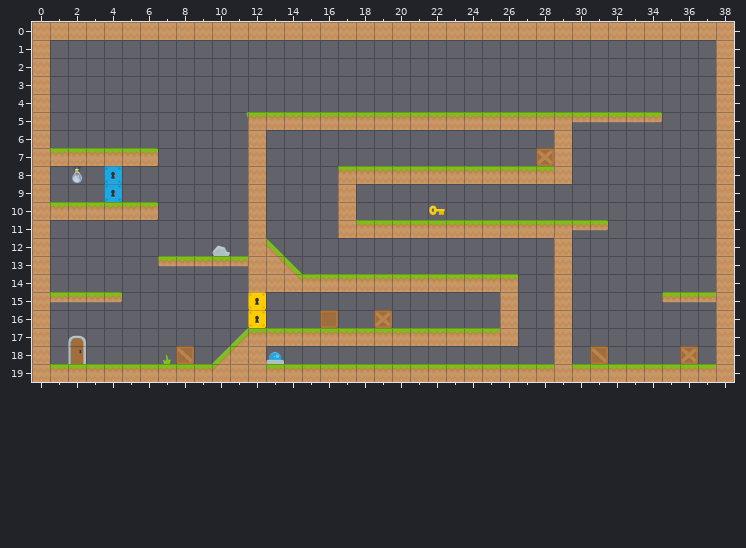
An edit to a level. Tiled map (JSON), levels/loop.json. Above, as it was before the edit.
Cells are 50x50 px. Shown: x 0..38, y 0..19.
After the commit:
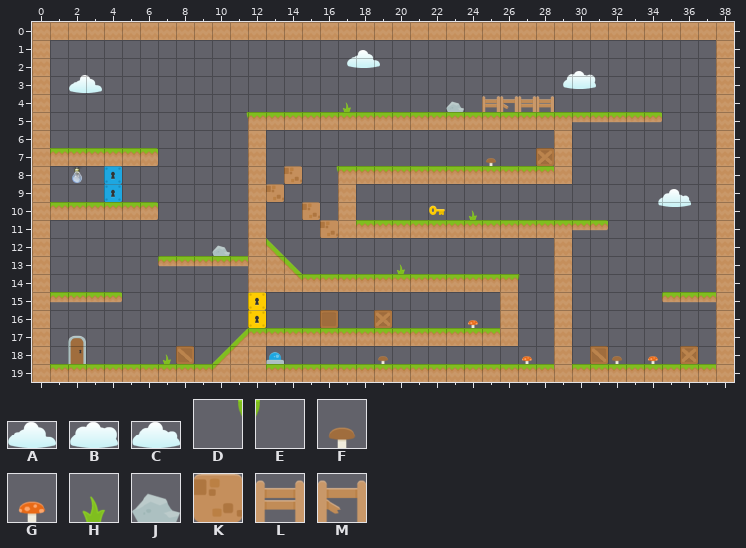
Key: from "cloud": A 0, B 1, C 2; from "grass": D 15, E 16; from "items": F 37, G 38, H 39, J 41; from "misc": K 0, L 7, M 8.
_ is an empty cell.
Objects are placed by their top-left corner, in cells (3,4 is the top-left corner of cell 3,4); size is 1x1 cell unless given.
Difference:
Changed rows in their new state; . is an unchanged cell.
Layer "Clouds" (added):
added: A at 17.5,1.6 size 1.9x1
added: B at 29.5,2.7 size 1.9x1
added: A at 2,3 size 1.9x1
added: C at 34.8,9.3 size 1.9x1
Layer "Background":
first column x 13:
 4 ....H.....J.LMLL......
 7 ............F.........
 8 .K.D..................
 9 K.....................
10 ..K........H..........
11 ...K..................
13 .......H..............
14 ..............E.......
16 ...........G..........
18 ......F.......G....F.G
